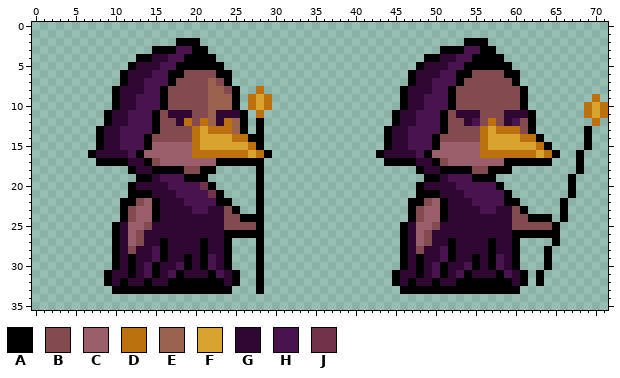
File history of a sprite sheet, Assets/Art/Sprites/Enemies/bird1.png. The picture above is the old version.
The file is 72x36 pixels.
Palette (. is transparent): A #000000  B #834a50  C #9b5e6b  D #bc700e  E #9b634f  F #d8a32f  G #300633  H #49134d  J #723249
And afterwards:
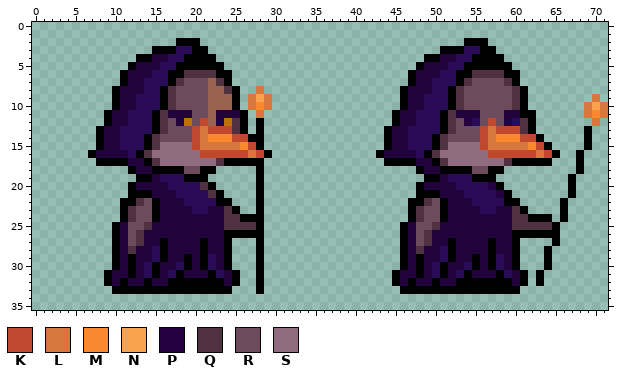
Colours new in this view: K #c0482f  L #d6783c  M #f9882e  N #fba24e  P #260141  Q #503142  R #6c4b5d  S #916c80
Changes in this commit:
Colour G changes from #300633 to #23033b.
Colour H changes from #49134d to #290b58.
The edit turns colour G into colour A in row 11 at x 61.
The edit turns colour D into colour K in row 12 at x 21 and 57; in row 13 at x 20, 22 to 24, 56 and 58 to 60; in row 14 at x 20, 25 to 26, 56 and 61 to 62; in row 15 at x 20, 27, 56 and 63; in row 16 at x 21 to 26, 28, 57 to 62 and 64.
The edit turns colour D into colour L in row 8 at x 28; in row 9 at x 27, 29 and 70; in row 10 at x 27, 29, 69 and 71; in row 11 at x 28, 69 and 71; in row 12 at x 70.
The edit turns colour F into colour L in rows 13 to 14 at x 21 and 57; in row 15 at x 21 to 25 and 57 to 61; in row 16 at x 27 and 63.
The edit turns colour F into colour M in row 10 at x 28; in row 11 at x 70; in row 14 at x 22 to 24 and 58 to 60; in row 15 at x 26 and 62.
The edit turns colour F into colour N in row 9 at x 28; in row 10 at x 70.
The edit turns colour G into colour P in row 12 at x 54.
The edit turns colour H into colour P in row 20 at x 57; in row 21 at x 58.
The edit turns colour A into colour Q in row 17 at x 23 and 59.
The edit turns colour B into colour Q in row 6 at x 19 to 22 and 55 to 58; in row 7 at x 18, 23, 54 and 59; in row 8 at x 17, 24, 53 and 60; in rows 9 to 10 at x 17, 53 and 60; in row 11 at x 16 and 52; in rows 12 to 13 at x 16, 52 and 61.
The edit turns colour B into colour Q in row 14 at x 15 and 51; in row 17 at x 15 and 51; in row 22 at x 13 and 49; in row 23 at x 12, 24, 48 and 60; in row 24 at x 12, 24 to 25, 48 and 60 to 61; in row 25 at x 14, 24 to 27, 50 and 60 to 64.
The edit turns colour B into colour Q in rows 26 to 27 at x 13 and 49; in row 28 at x 12 and 48.
The edit turns colour C into colour Q in row 15 at x 15 and 51; in row 16 at x 14 and 50.
The edit turns colour E into colour Q in rows 12 to 13 at x 25.
The edit turns colour J into colour Q in row 20 at x 21; in row 21 at x 22.
The edit turns colour B into colour R in row 7 at x 19 to 21 and 55 to 58; in rows 8 to 10 at x 18 to 21 and 54 to 59; in row 11 at x 20 to 21 and 56 to 58; in row 12 at x 17, 20, 53, 56 and 58; in row 13 at x 17 to 19 and 53 to 55; in row 14 at x 16 to 19 and 52 to 55.
The edit turns colour B into colour R in row 18 at x 19 to 20 and 55 to 56.
The edit turns colour C into colour R in row 22 at x 14 and 50; in rows 23 to 24 at x 13 to 14 and 49 to 50; in row 25 at x 12 to 13 and 48 to 49; in rows 26 to 27 at x 12 and 48.
The edit turns colour C into colour S in row 15 at x 16 to 19 and 52 to 55; in row 16 at x 15 to 19 and 51 to 55; in row 17 at x 16 to 22 and 52 to 58.
The edit turns colour D into colour S in row 16 at x 20 and 56.
Colour A is removed in row 18 at x 59.
Boxes around the changes in both pictures, in picture pixels (x1, y1, x2, y2):
changed: (96, 46, 272, 286)
changed: (384, 46, 552, 286)
changed: (584, 94, 608, 126)
